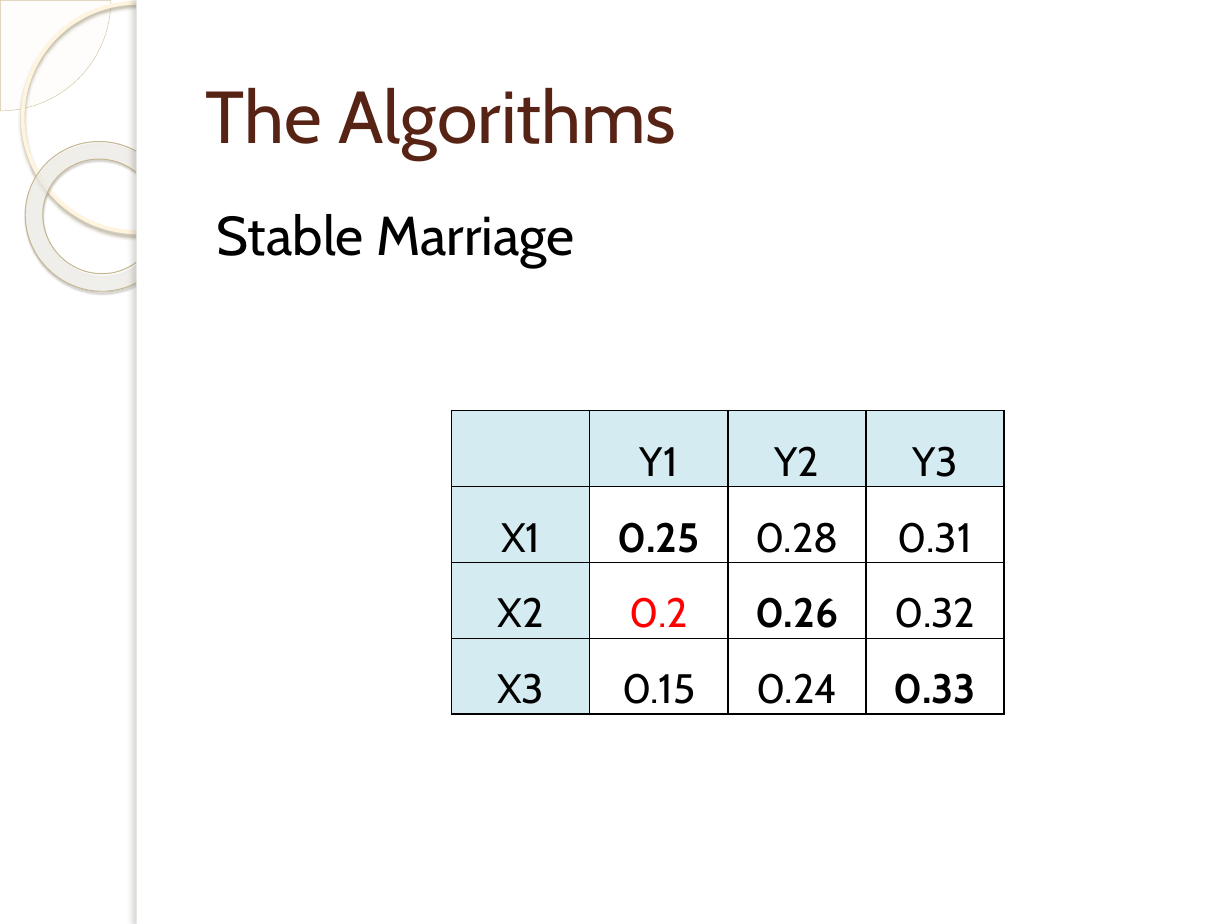
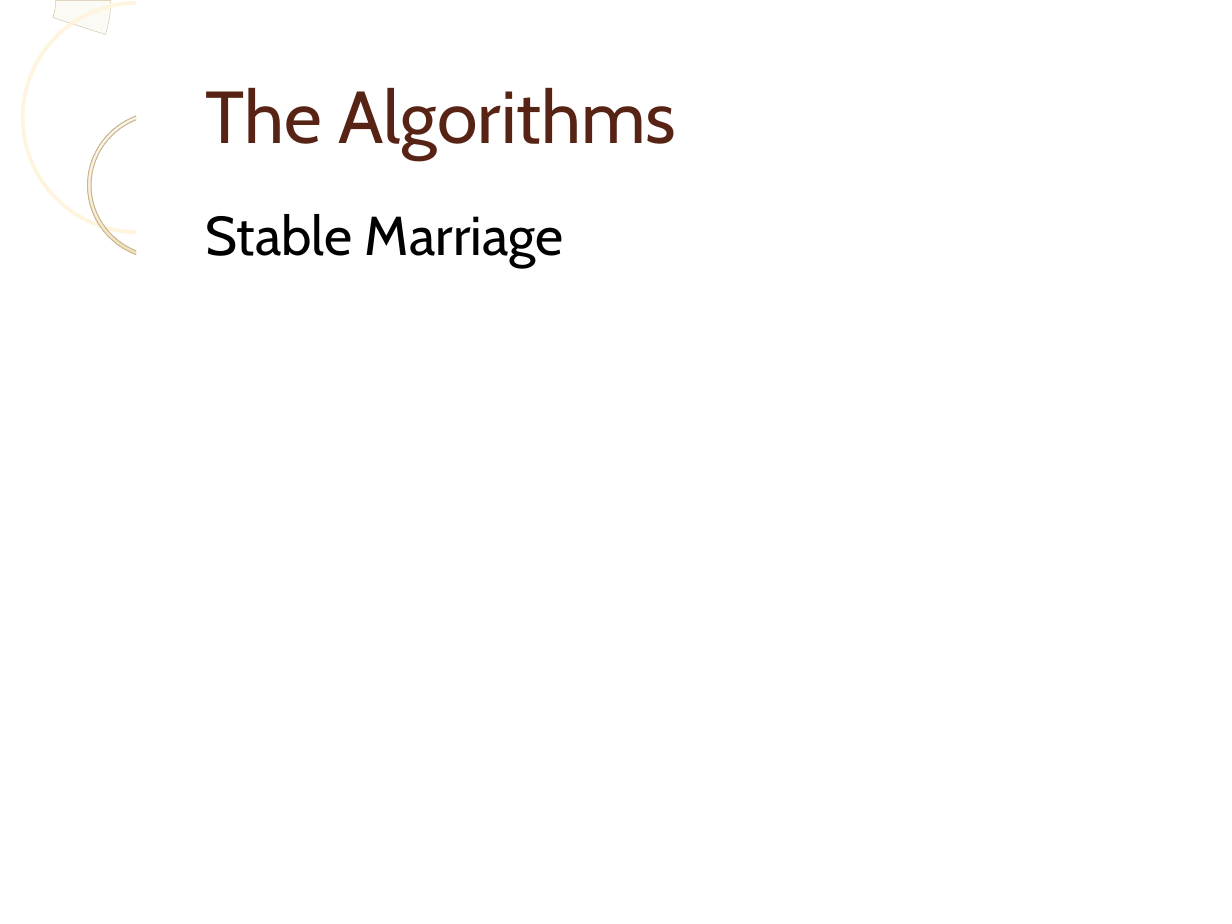
Before and after one commit to laurita/SimilaritySearch-project, a slide deck: slide 5 of presentation/presentation.pptx. Drawn at 1232x924 pixels with LibreOffice and Linux fonts; fonts in the diff are those of the drawing; background and template pictures are left out. Boxes give left, top, right and bottom in pixels: in the first picture for what was removed or moved away, otherwise in the second. Text is boxed around its words. In the diff, an @@ line names an element or a change of style, - is before the commit and + after.

```diff
--- a/presentation/presentation.pptx
+++ b/presentation/presentation.pptx
@@ pie slice (boxed as its full ellipse) removed at box(0, 0, 111, 111) @@
@@ arch (boxed as its full ring) added at box(0, 0, 111, 111), fill #FCFAF4, outline #D1C3A0 0.26 pt @@
@@ ellipse at box(22, 2, 251, 232): outline #FFF5DE 2.15 pt to #FFF4DD 2.15 pt; shadow off @@
@@ rectangle at box(137, 0, 147, 924): shadow off @@
@@ donut at box(87, 111, 239, 260): fill gradient #FFFCF6 to #FFFEFB to #F0D28E to gradient #FEFAF6 to #EED18E; outline #C7B893 0.58 pt to #C6B792 0.57 pt; shadow off; proportions changed; rotation 38 to 0 degrees @@
@@ text "Stable Marriage" at box(206, 214, 564, 268): indent changed; less space between paragraphs @@
@@ table removed at box(452, 410, 1004, 713), 4 rows, 4 columns @@
- | Y1 | Y2 | Y3
-X1 | 0.25 | 0.28 | 0.31
-X2 | 0.2 | 0.26 | 0.32
-X3 | 0.15 | 0.24 | 0.33
```
Also in this commit, not shown: 10 other slides changed, 1 slide added, 1 slide removed.
